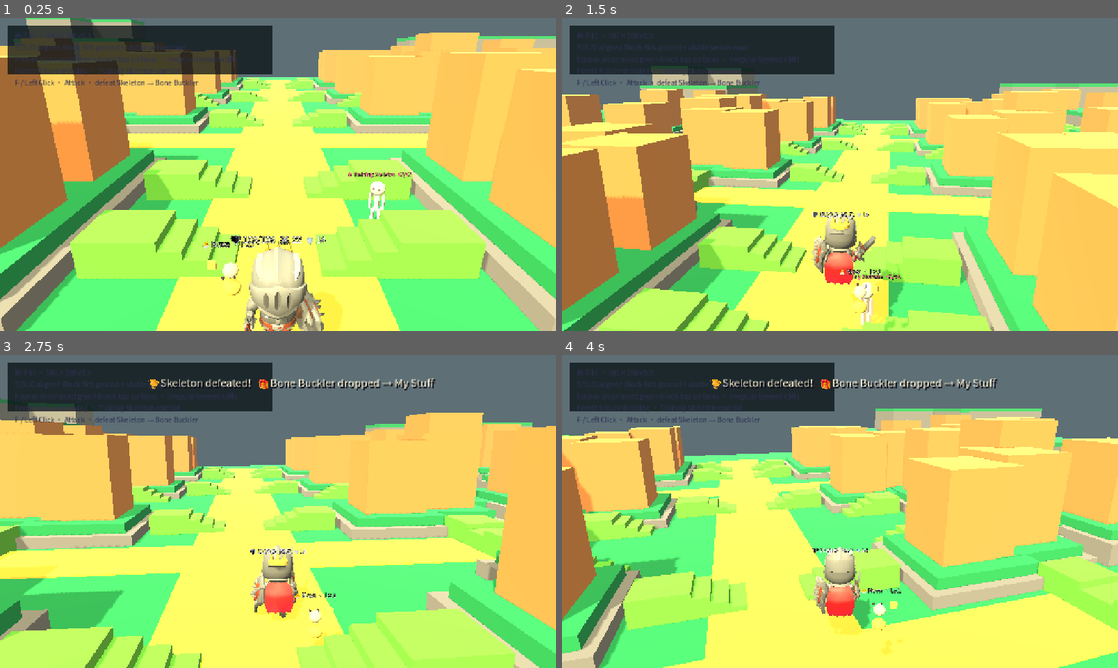
Above: before the commit, frames 1-4 (two rows, left to right).
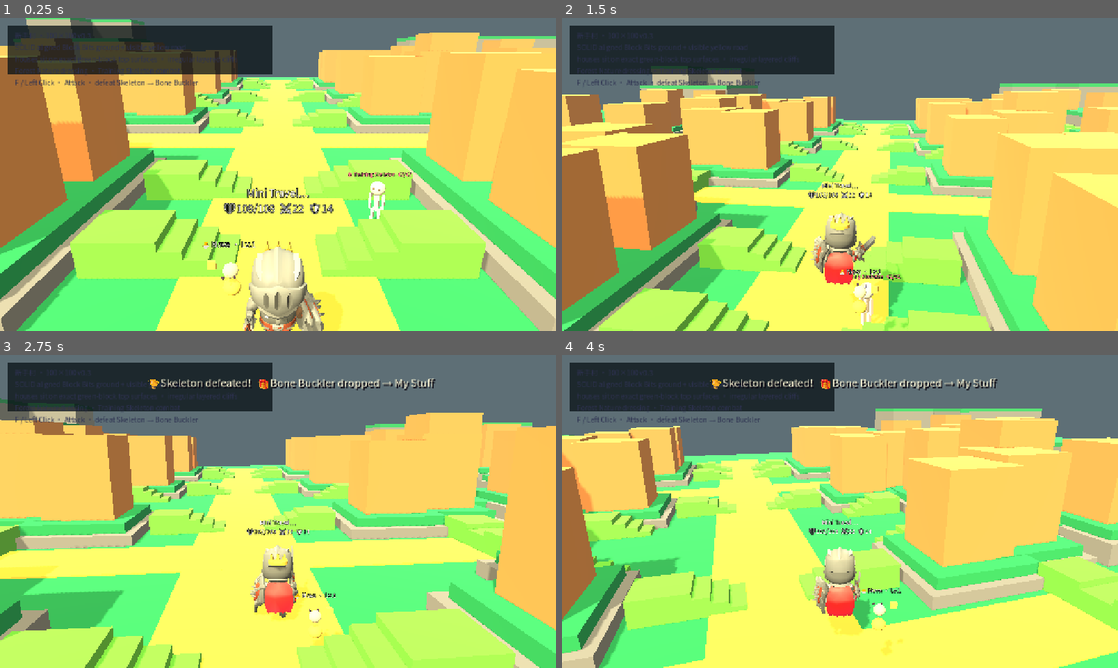
Above: after the commit, the same moments.

Repository: Mrlukahuang/mini-utopia-studio
Game: Godot game, scene res://scenes/newbie_village_100x100_v0_3.tscn
Same seed, same stepped clock (60 frames per second), same inputs: the game is played once before the commit and once after it. This scene is started directly instead of the project's main scene.
Inputs (mouse positions are in pixels of both pictures, inside the frame that each line leads up to):
- Up to frame 1 (0.25 s): no input
- Up to frame 2 (1.5 s): tap Enter at 0.5 s; move the mouse to (867, 174) at 0.52 s; hold Shift (run) 0.53-1.28 s; hold W (move_forward) from 0.53 s (still down); tap F (attack) at 0.6 s; click (867, 174) at 0.67 s; tap Space (jump) at 0.77, 1.07 s; move the mouse to (812, 174) at 1.27 s; tap Shift (run) at 1.35 s
- Up to frame 3 (2.75 s): keep holding W (move_forward); tap Space (jump) at 1.52, 1.82 s; tap F (attack) at 1.55, 2.1 s; move the mouse to (289, 505) at 2.02 s; hold Shift (run) from 2.03 s (still down)
- Up to frame 4 (4 s): keep holding W (move_forward); move the mouse to (834, 517) at 2.77 s; release Shift (run) at 2.78 s; tap E (interact) at 2.85 s; click (834, 517) at 2.92 s; tap Space (jump) at 3.02, 3.32, 3.77 s; tap F (attack) at 3.05 s; move the mouse to (878, 514) at 3.52 s; hold Shift (run) from 3.53 s (still down)

The runs differ from the first frame. In frame 1, 0.9% of the frame differs, in the area x 40-60%, y 54-73%; in frame 2, 0.3%; in frame 3, 0.3%; in frame 4, 0.3%.

Commit message:
ui(V1-W15-01): one centered overhead player name and HP/ATK/DEF billboard

Diff:
--- a/godot/scripts/player.gd
+++ b/godot/scripts/player.gd
@@ -265,10 +265,15 @@
 func _build_combat_label() -> void:
     _combat_label = Label3D.new()
     _combat_label.name = "CombatLabel"
-    _combat_label.position = Vector3(0.0, 2.34, 0.0)
-    _combat_label.font_size = 34
-    _combat_label.outline_size = 7
-    _combat_label.modulate = Color("#FFFFFF")
+    # A single centered two-line tag. Above the top of the official KayKit
+    # helmet even when looking down on the avatar in third person.
+    _combat_label.position = Vector3(0.0, 3.18, 0.0)
+    _combat_label.font_size = 28
+    _combat_label.pixel_size = 0.007
+    _combat_label.outline_size = 5
+    _combat_label.modulate = Color("#FFF9E8")
+    _combat_label.no_depth_test = true
+    _combat_label.horizontal_alignment = HORIZONTAL_ALIGNMENT_CENTER
     _combat_label.billboard = BaseMaterial3D.BILLBOARD_ENABLED
     add_child(_combat_label)
 
@@ -276,13 +281,16 @@
 func _update_combat_label() -> void:
     if _combat_label == null:
         return
+    var character_name := "我的英雄"
+    if creator_play_runtime != null:
+        character_name = String(creator_play_runtime.payload.get("character_name", "我的英雄"))
+    if character_name.is_empty():
+        character_name = "我的英雄"
+    if character_name.length() > 12:
+        character_name = character_name.substr(0, 11) + "…"
     _combat_label.text = (
-        "❤️ "
-        + str(current_hp)
-        + "/"
-        + str(max_hp)
-        + "  ⚔️ "
-        + str(attack_power)
-        + "  🛡️ "
-        + str(defense)
-    )
+        character_name + "\n"
+        + "❤️" + str(current_hp) + "/" + str(max_hp)
+        + "  ⚔" + str(attack_power)
+        + "  🛡" + str(defense)
+    )
